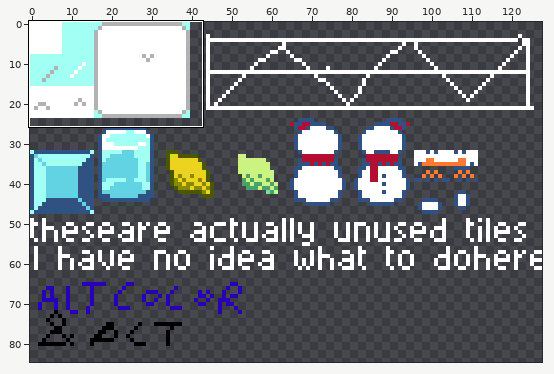
Pixel-art file, stored at sprites/spritesheet.aseprite. Above, an overview of the earlier version with the close-up marked.
Close-up. Before the edit:
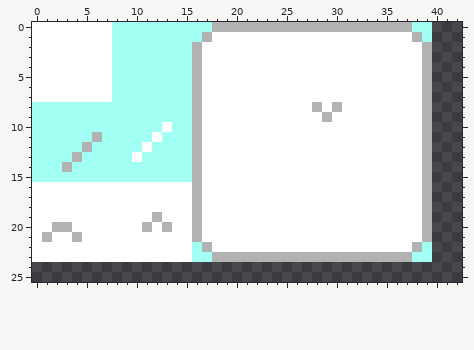
128x128 pixels, 1 frame. Shown: x 0..42, y 0..25. The wide view leaves out empty margins.
And afterwards:
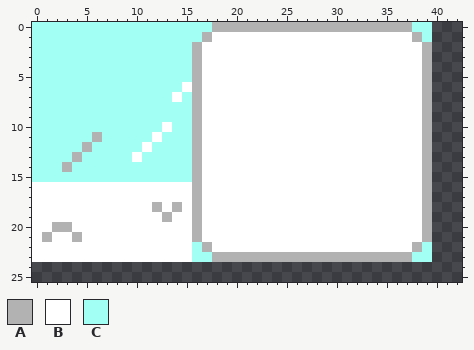
Palette (. is transparent): A #b2b2b2  B #ffffff  C #a2fff3
What changed:
Changed rows in their new state; - is an unchanged pixel.
Layer "Layer 1":
first column x 0:
 0 CCCCCCCC-----------------------
 1 CCCCCCCC-----------------------
 2 CCCCCCCC-----------------------
 3 CCCCCCCC-----------------------
 4 CCCCCCCC-----------------------
 5 CCCCCCCC-----------------------
 6 CCCCCCCC-------B---------------
 7 CCCCCCCC------B----------------
 8 ----------------------------B-B
 9 -----------------------------B-
first column x 11:
18 -A-A
19 -BA-
20 B-B-
